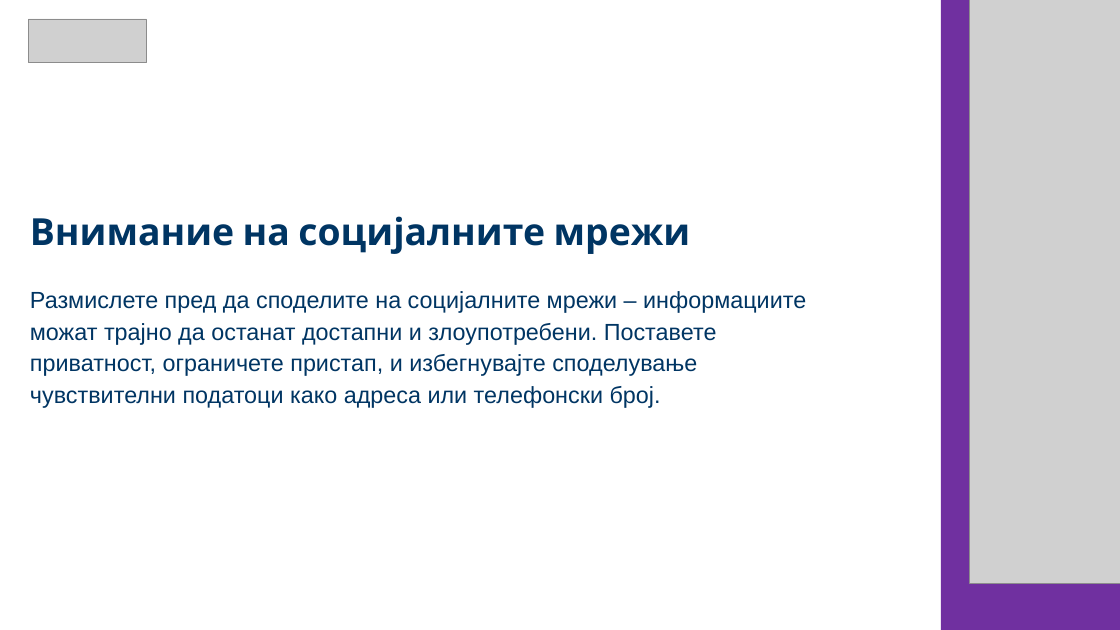
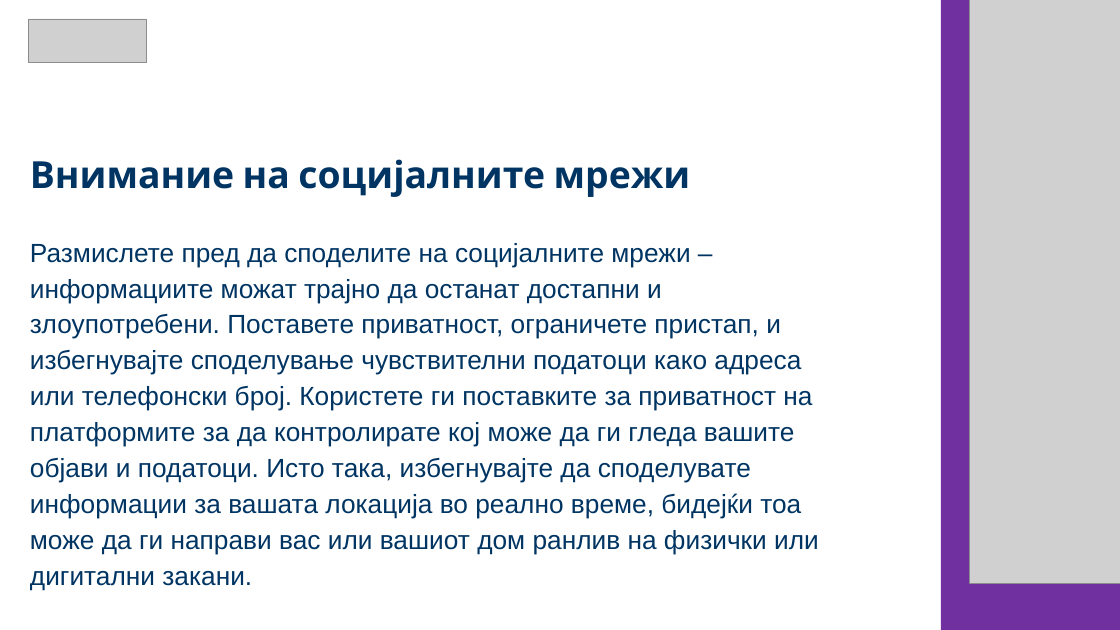
Before and after one commit to Berat02xz/FINKI-Academic-Journey, a slide deck: slide 28 of TP - Team Project/MKSafeNet Presentations/MKSafeNet_YoungAdultsPresentation.pptx (slide 20 before the commit). Drawn at 1120x630 pixels with LibreOffice and Linux fonts; fonts in the diff are those of the drawing; grey boxes stand for pictures. Boxes give left, top, right and bottom in pixels: in the first picture for what was removed or moved away, otherwise in the second. Text is boxed around its words. In the diff, an @@ line names an element or a change of style, - is before the commit and + after.

```diff
--- a/TP - Team Project/MKSafeNet Presentations/MKSafeNet_YoungAdultsPresentation.pptx
+++ b/TP - Team Project/MKSafeNet Presentations/MKSafeNet_YoungAdultsPresentation.pptx
@@ title "Внимание на социјалните мрежи": place and size @@
-title "Внимание на социјалните мрежи" at <box>30,216,691,254</box>
+title "Внимание на социјалните мрежи" at <box>30,159,691,197</box>
@@ text at <box>30,243,819,591</box>: text changed; size 20 to 22.5 pt @@
-Размислете пред да споделите на социјалните мрежи – информациите можат трајно да останат достапни и злоупотребени. Поставете приватност, ограничете пристап, и избегнувајте споделување чувствителни податоци како адреса или телефонски број.
+Размислете пред да споделите на социјалните мрежи – информациите можат трајно да останат достапни и злоупотребени. Поставете приватност, ограничете пристап, и избегнувајте споделување чувствителни податоци како адреса или телефонски број. Користете ги поставките за приватност на платформите за да контролирате кој може да ги гледа вашите објави и податоци. Исто така, избегнувајте да споделувате информации за вашата локација во реално време, бидејќи тоа може да ги направи вас или вашиот дом ранлив на физички или дигитални закани.
```
Also in this commit, not shown: 9 other slides changed, 8 slides added, 2 other files.
